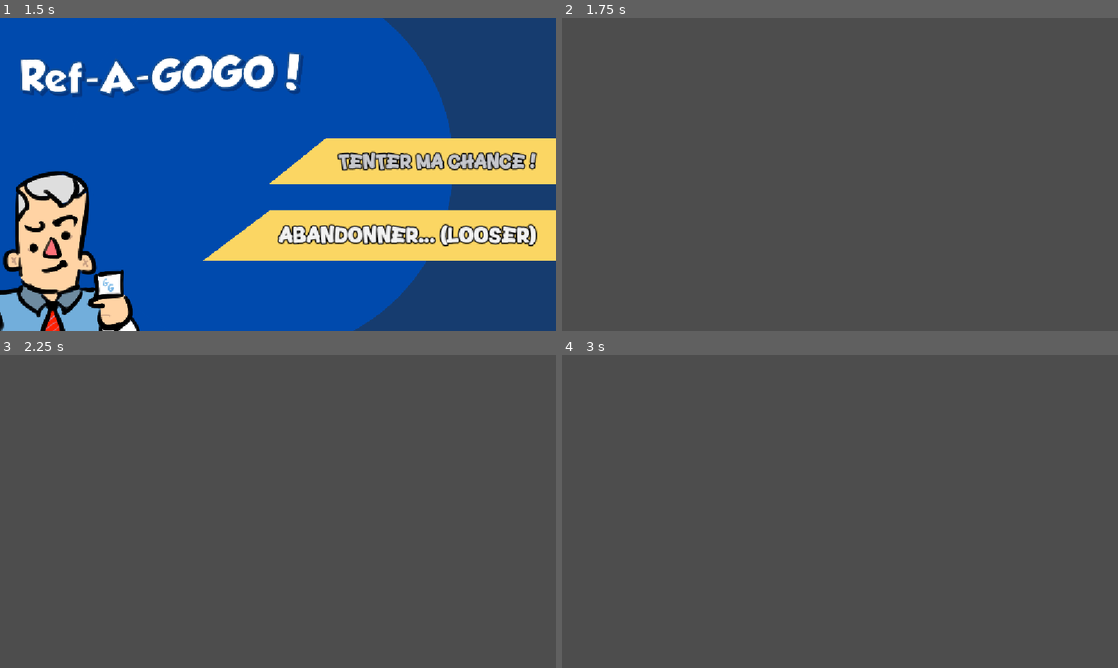
Above: before the commit, frames 1-4 (two rows, left to right).
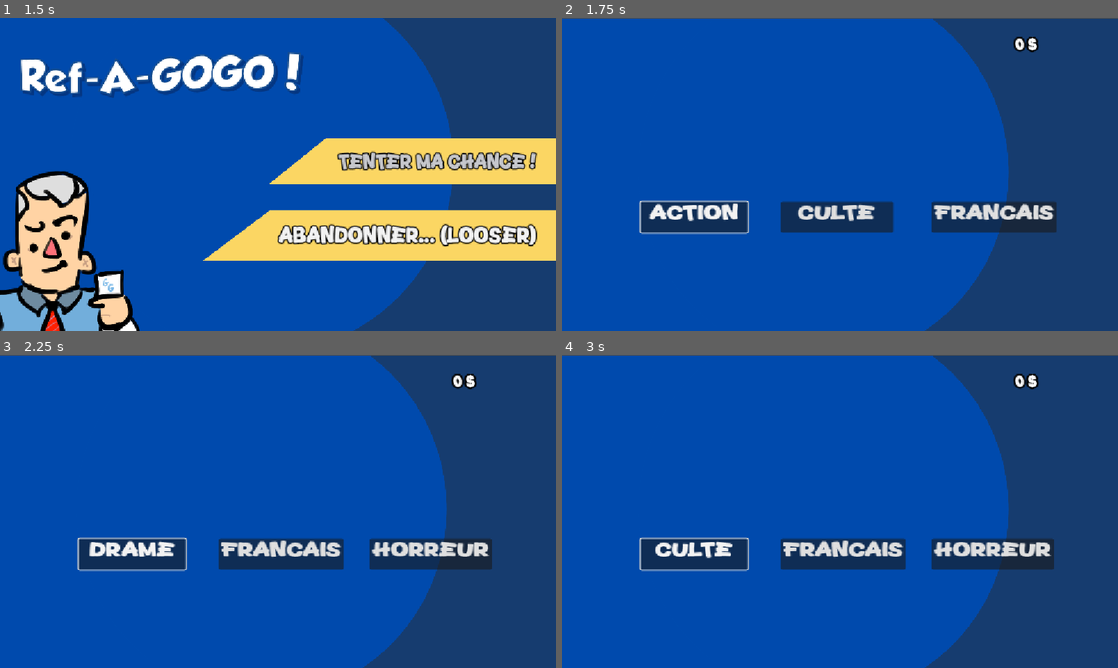
Above: after the commit, the same moments.

Repository: Neo-JCNM/RefAGOGO
Game: Godot game, scene res://Assets/Scenes/MainMenu.tscn
Two runs of this game, one before a commit and one after it. Both use one fixed random seed, a clock stepped at 60 frames per second and the inputs below. The engine's default icon, where the game draws it, is replaced by a stand-in: a white triangle on a blue panel in a dark square.
Inputs (mouse positions are in pixels of both pictures, inside the frame that each line leads up to):
- Up to frame 1 (1.5 s): click "Tenter Ma Chance !" at 0.5 s; click "Abandonner... (Looser)" at 1.25 s
- Up to frame 2 (1.75 s): no input
- Up to frame 3 (2.25 s): click (133, 555) at 2 s, where only the run after the commit has a clickable "Action"
- Up to frame 4 (3 s): click (695, 555) at 2.75 s, where only the run after the commit has a clickable "Drame"

Frame 1 is identical in both runs. In frame 2, 100% of the frame differs, in the area x 0-100%, y 0-100%; in frame 3, 100%; in frame 4, 100%.

Commit message:
Boucle de gameplay terminée (manque shop et écran de victoire)

Diff:
--- a/Assets/Scenes/GameManager.gd
+++ b/Assets/Scenes/GameManager.gd
@@ -1,170 +1,385 @@
 extends Control
 
-var gamestate = "PALIER"
-@export var tagList = ["Français", "Culte", "Horreur", "Action", "Américain", "Fantasy", "Drame"]
-var registeredChoices = []
-var choices = []
-signal changementDePhase
+enum State { PALIER, PREP_QUESTION, QUIZ, CLEAR, VICTORY, GAME_OVER }
+
+signal changementDePhase(nouvel_etat: State)
 signal endChoice
+signal gameOver
+signal victory
+
+const GAME_OVER_SCENE: PackedScene = preload("res://Assets/Scenes/GameOver.tscn")
+const REFS_PATH: String = "res://Assets/Data/Refs/Finaux/"
+const QUESTIONS_PAR_PALIER: int = 4
+const MAX_PALIER: int = 5
+const MIN_DIFF: int = 0
+const MAX_DIFF: int = 5
+
+const DIFF_WEIGHTS_BY_PALIER: Dictionary = {
+	1: [35.0, 35.0, 20.0, 7.0, 2.0, 1.0],
+	2: [20.0, 30.0, 25.0, 15.0, 7.0, 3.0],
+	3: [10.0, 18.0, 27.0, 25.0, 13.0, 7.0],
+	4: [5.0, 10.0, 20.0, 30.0, 22.0, 13.0],
+	5: [2.0, 5.0, 13.0, 28.0, 30.0, 22.0]
+}
+
+@export var tagList: Array[String] = ["Français", "Culte", "Horreur", "Action", "Américain", "Fantasy", "Drame"]
+@export var victoryScene: PackedScene = null
+
+@export var shopBg: Texture2D = null
+@export var bgContainer: TextureRect = null
 
 @export_group("Boutons")
-@export var choiceButton1 : Button = null
-@export var choiceButton2 : Button = null
-@export var choiceButton3 : Button = null
+@export var choiceButton1: Button = null
+@export var choiceButton2: Button = null
+@export var choiceButton3: Button = null
 
 @export_category("Sound Design")
-
-@export var sfx : AudioStreamPlayer = null
-@export var bgm : AudioStreamPlayer = null
-@export var ymg : AudioStreamPlayer = null
-
-@export var nope : AudioStreamWAV = null
-@export var yes : AudioStreamWAV = null
-@export var change : AudioStreamWAV = null
-
-@export var intro : AudioStreamMP3 = null
-@export var loop : AudioStreamMP3 = null
+@export var sfx: AudioStreamPlayer = null
+@export var bgm: AudioStreamPlayer = null
+@export var ymg: AudioStreamPlayer = null
+
+@export var nope: AudioStreamWAV = null
+@export var yes: AudioStreamWAV = null
+@export var change: AudioStreamWAV = null
+
+@export var intro: AudioStreamMP3 = null
+@export var loop: AudioStreamMP3 = null
 
 @export_category("Scenes")
-@export var groupHolder : Control = null
-@export var imageHolder : TextureRect = null
-@export var videoHolder : VideoStreamPlayer = null
-@export var textHolder : Button = null
-@export var audioHolder : AudioStreamPlayer = null
-
-
-
-var refPool = []
-var historiqueRef = []
-var Question : RefSO
+@export var groupHolder: Control = null
+@export var imageHolder: TextureRect = null
+@export var videoHolder: VideoStreamPlayer = null
+@export var textHolder: Button = null
+@export var audioHolder: AudioStreamPlayer = null
+@export var textBar: LineEdit = null
+
+@export_category("Shop")
+@export var moneyDisplayer: RichTextLabel = null
+@export var boutique: Control = null
+
+var gamestate: State = State.PALIER
+var activeTags: Array[String] = []
+var choices: Array[String] = []
+
+var Vie: int = 3
+var Etape: int = 0
+var Palier: int = 1
+var Money: int = 0
+var performanceScore: float = 0.0
+
+var refPool: Array[RefSO] = []
+var historiqueRef: Array[RefSO] = []
+var Question: RefSO = null
+
 
 func _ready() -> void:
-	groupHolder.hide()
-	imageHolder.hide()
-	videoHolder.hide()
-	textHolder.hide()
-
-
-	gamestate = "PALIER"
-	changementDePhase.emit()
-
-
-
-
-# Called every frame. 'delta' is the elapsed time since the previous frame.
-func _process(delta: float) -> void:
-	pass
-
-
-
-
-
-func choiceTag() -> Array:
-	var Choice1 = tagList.pick_random()
-	while Choice1 in registeredChoices :
-		Choice1 = tagList.pick_random()
-	var Choice2 = tagList.pick_random()
-	while Choice1 == Choice2 || Choice2 in registeredChoices :
-		Choice2 = tagList.pick_random()
-	var Choice3 = tagList.pick_random()
-	while (Choice1 == Choice3) || (Choice2 == Choice3) || Choice3 in registeredChoices:
-		Choice3 = tagList.pick_random()
-
-	return [Choice1, Choice2, Choice3]
-
-
-
-
-func _on_changement_de_phase() -> void:
+	fermerScene()
+	boutique.hide()
+
+	var choice_buttons: Array[Button] = [choiceButton1, choiceButton2, choiceButton3]
+	for i in range(choice_buttons.size()):
+		choice_buttons[i].pressed.connect(_on_choice_button_pressed.bind(i))
+		choice_buttons[i].focus_entered.connect(_on_choice_button_focus_entered)
+
+	textBar.text_submitted.connect(_on_text_submitted)
+
+	moneyDisplayer.show()
+	_update_money_ui()
+	_change_state(State.PALIER)
+
+
+func _unhandled_input(event: InputEvent) -> void:
+	if gamestate == State.QUIZ and Question != null and event.is_action_pressed("Verif"):
+		_verifier_reponse(textBar.text)
+		get_viewport().set_input_as_handled()
+
+
+func _change_state(new_state: State) -> void:
+	gamestate = new_state
+	changementDePhase.emit(gamestate)
+
 	match gamestate:
-		"PALIER":
-			choiceButton1.show()
-			choiceButton2.show()
-			choiceButton3.show()
+		State.PALIER:
+			fermerScene()
+			boutique.hide()
+			_set_choice_buttons_visible(true)
 
 			choices = choiceTag()
 			choiceButton1.text = choices[0]
 			choiceButton2.text = choices[1]
 			choiceButton3.text = choices[2]
-
-		"PREPQUESTION":
+			choiceButton1.grab_focus()
+
+		State.PREP_QUESTION:
+			_set_choice_buttons_visible(false)
 			get_refs()
-		"QUIZ":
-			chooseQuestion()
-			mettreEnScene()
-			pass
-
-#region UI Boutton de choix
-func _on_button_3_pressed() -> void:
-	sfx.set_stream(yes)
-	sfx.play()
-	registeredChoices.append(choices[2])
+
+		State.QUIZ:
+			if chooseQuestion():
+				mettreEnScene()
+			else:
+				_change_state(State.PALIER)
+
+		State.CLEAR:
+			fermerScene()
+			Money += 10
+			_update_money_ui()
+			boutique.show()
+
+		State.VICTORY:
+			fermerScene()
+			boutique.hide()
+			victory.emit()
+			if victoryScene != null:
+				get_tree().change_scene_to_packed(victoryScene)
+
+		State.GAME_OVER:
+			fermerScene()
+			gameOver.emit()
+			get_tree().change_scene_to_packed(GAME_OVER_SCENE)
+
+
+func continuer_apres_boutique() -> void:
+	if gamestate == State.CLEAR:
+		Palier += 1
+		_change_state(State.PALIER)
+
+
+func choiceTag() -> Array[String]:
+	var disponibles: Array[String] = []
+	for tag in tagList:
+		if tag not in activeTags:
+			disponibles.append(tag)
+
+	if disponibles.size() < 3:
+		disponibles = tagList.duplicate()
+
+	disponibles.shuffle()
+	return [disponibles[0], disponibles[1], disponibles[2]]
+
+
+func _on_choice_button_pressed(index: int) -> void:
+	_play_sfx(yes)
+	var chosen_tag := choices[index]
+	if chosen_tag not in activeTags:
+		activeTags.append(chosen_tag)
 	endChoice.emit()
-
-
-
-func _on_button_2_focus_entered() -> void:
-	sfx.set_stream(change)
-	sfx.play()
-
-
-func _on_button_2_pressed() -> void:
-	sfx.set_stream(yes)
-	sfx.play()
-	registeredChoices.append(choices[1])
-	endChoice.emit()
-
-
-
-
-func _on_button_1_focus_entered() -> void:
-	sfx.set_stream(change)
-	sfx.play()
-
-
-func _on_button_1_pressed() -> void:
-	sfx.set_stream(yes)
-	sfx.play()
-	registeredChoices.append(choices[0])
-	endChoice.emit()
-
-
-
-
-func _on_button_3_focus_entered() -> void:
-	sfx.set_stream(change)
-	sfx.play()
-#endregion
-
-func _on_end_choice() -> void:
-	choiceButton1.hide()
-	choiceButton2.hide()
-	choiceButton3.hide()
-	gamestate = "PREPQUESTION"
-	changementDePhase.emit()
+	_change_state(State.PREP_QUESTION)
+
+
+func _on_choice_button_focus_entered() -> void:
+	_play_sfx(change)
+
 
 func get_refs() -> void:
-	for fichier in DirAccess.open("res://Assets/Data/Refs/Finaux/").get_files():
-		var ref : RefSO = load("res://Assets/Data/Refs/Finaux/"+fichier)
-		if(ref not in historiqueRef && ((ref.tag1 == registeredChoices[-1]) || (ref.tag2 == registeredChoices[-1]))):
-			registeredChoices.append(ref)
+	refPool.clear()
+	var dir := DirAccess.open(REFS_PATH)
+	if dir == null:
+		push_error("Impossible d'ouvrir le dossier : " + REFS_PATH)
+		return
+
+	for fichier in dir.get_files():
+		var clean_name := fichier.trim_suffix(".remap")
+		if not (clean_name.ends_with(".tres") or clean_name.ends_with(".res")):
+			continue
+
+		var ref := load(REFS_PATH + clean_name) as RefSO
+		if ref != null and ref not in historiqueRef and (ref.tag1 in activeTags or ref.tag2 in activeTags):
 			refPool.append(ref)
-	gamestate = "QUIZ"
-	changementDePhase.emit()
-
-func chooseQuestion()->void:
-	refPool.shuffle()
-	Question = refPool.pop_front()
-
-func mettreEnScene()->void:
+
+	_change_state(State.QUIZ)
+
+
+func _get_question_weight(ref: RefSO) -> float:
+	var palier_clamped := clampi(Palier, 1, MAX_PALIER)
+	var diff_clamped := clampi(ref.diff, MIN_DIFF, MAX_DIFF)
+	var base_weights: Array = DIFF_WEIGHTS_BY_PALIER[palier_clamped]
+	var base_weight: float = base_weights[diff_clamped]
+
+	var shift := performanceScore + float(Etape) * 0.25
+	var modifier := maxf(0.1, 1.0 + shift * (float(diff_clamped) - 2.5) * 0.25)
+	return base_weight * modifier
+
+
+func chooseQuestion() -> bool:
+	if refPool.is_empty():
+		Question = null
+		return false
+
+	var weights: Array[float] = []
+	var total_weight: float = 0.0
+
+	for ref in refPool:
+		var w := _get_question_weight(ref)
+		weights.append(w)
+		total_weight += w
+
+	var roll := randf() * total_weight
+	var cumul: float = 0.0
+	var index_choisi: int = refPool.size() - 1
+
+	for i in range(refPool.size()):
+		cumul += weights[i]
+		if roll <= cumul:
+			index_choisi = i
+			break
+
+	Question = refPool[index_choisi]
+	refPool.remove_at(index_choisi)
+	historiqueRef.append(Question)
+	return true
+
+
+func mettreEnScene() -> void:
+	fermerScene()
 	groupHolder.show()
-	if Question.isAudio : audioHolder.show()
-	elif Question.isTexte :
+	textBar.text = ""
+	textBar.grab_focus()
+
+	if Question.isAudio:
+		audioHolder.stream = Question.audio
+		audioHolder.play()
+	elif Question.isTexte:
+		textHolder.text = Question.texte
 		textHolder.show()
-		textHolder.text = Question.texte
-	elif Question.isVideo :
+	elif Question.isVideo:
+		videoHolder.stream = Question.video
 		videoHolder.show()
-		videoHolder.stream = Question.video
-	elif Question.isImage :
+		videoHolder.play()
+	elif Question.isImage:
+		imageHolder.texture = Question.image
 		imageHolder.show()
-		imageHolder.texture = Question.image
+
+
+func _on_text_submitted(submitted_text: String) -> void:
+	if gamestate == State.QUIZ and Question != null:
+		_verifier_reponse(submitted_text)
+
+
+func _verifier_reponse(saisie: String) -> void:
+	var reponse_joueur := _normaliser_texte(saisie)
+	var reponse_attendue := _normaliser_texte(Question.ref)
+
+	if reponse_joueur.is_empty():
+		return
+
+	var distance := _levenshtein_distance(reponse_joueur, reponse_attendue)
+	var tolerance := _get_tolerance_fautes(reponse_attendue.length())
+
+	if distance <= tolerance:
+		bonneRep()
+	else:
+		mauvaiseRep()
+
+
+func _normaliser_texte(texte: String) -> String:
+	var res := texte.strip_edges().to_lower()
+	var remplacements := {
+		"à": "a", "â": "a", "ä": "a",
+		"é": "e", "è": "e", "ê": "e", "ë": "e",
+		"î": "i", "ï": "i",
+		"ô": "o", "ö": "o",
+		"ù": "u", "û": "u", "ü": "u",
+		"ç": "c", "œ": "oe", "æ": "ae"
+	}
+	for accent in remplacements:
+		res = res.replace(accent, remplacements[accent])
+	return res
+
+
+func _get_tolerance_fautes(longueur: int) -> int:
+	if longueur <= 3:
+		return 0
+	elif longueur <= 7:
+		return 1
+	return 2
+
+
+func _levenshtein_distance(s1: String, s2: String) -> int:
+	var len1 := s1.length()
+	var len2 := s2.length()
+
+	if len1 == 0:
+		return len2
+	if len2 == 0:
+		return len1
+
+	var prev_row := PackedInt32Array()
+	prev_row.resize(len2 + 1)
+	for j in range(len2 + 1):
+		prev_row[j] = j
+
+	for i in range(1, len1 + 1):
+		var curr_row := PackedInt32Array()
+		curr_row.resize(len2 + 1)
+		curr_row[0] = i
+		var c1 := s1.unicode_at(i - 1)
+
+		for j in range(1, len2 + 1):
+			var c2 := s2.unicode_at(j - 1)
+			var cost := 0 if c1 == c2 else 1
+			curr_row[j] = mini(
+				mini(curr_row[j - 1] + 1, prev_row[j] + 1),
+				prev_row[j - 1] + cost
+			)
+		prev_row = curr_row
+
+	return prev_row[len2]
+
+
+func mauvaiseRep() -> void:
+	_play_sfx(nope)
+	Question = null
+	Vie -= 1
+	Etape = 0
+	performanceScore = clampf(performanceScore - 0.75, -1.5, 1.5)
+	textBar.text = ""
+
+	if Vie <= 0:
+		_change_state(State.GAME_OVER)
+	else:
+		_change_state(State.QUIZ)
+
+
+func bonneRep() -> void:
+	_play_sfx(yes)
+	Question = null
+	Etape += 1
+	performanceScore = clampf(performanceScore + 0.25, -1.5, 1.5)
+
+	if Etape >= QUESTIONS_PAR_PALIER:
+		Etape = 0
+		if Palier >= MAX_PALIER:
+			_change_state(State.VICTORY)
+		else:
+			_change_state(State.CLEAR)
+	else:
+		_change_state(State.QUIZ)
+
+
+func fermerScene() -> void:
+	if audioHolder.playing:
+		audioHolder.stop()
+	if videoHolder.is_playing():
+		videoHolder.stop()
+
+	imageHolder.hide()
+	textHolder.hide()
+	videoHolder.hide()
+	groupHolder.hide()
+
+
+func _set_choice_buttons_visible(is_visible: bool) -> void:
+	choiceButton1.visible = is_visible
+	choiceButton2.visible = is_visible
+	choiceButton3.visible = is_visible
+
+
+func _update_money_ui() -> void:
+	moneyDisplayer.text = " " + str(Money) + " $"
+
+
+func _play_sfx(stream: AudioStream) -> void:
+	if sfx != null and stream != null:
+		sfx.stream = stream
+		sfx.play()
--- /dev/null
+++ b/Assets/Scenes/GameOver.tscn
@@ -0,0 +1,44 @@
+[gd_scene format=3 uid="uid://c7ba0hyfas6pn"]
+
+[ext_resource type="Script" uid="uid://di5q5bj3bs0yp" path="res://Assets/Scenes/game_over.gd" id="1_chmfa"]
+[ext_resource type="Texture2D" uid="uid://cbdo1o07wo0b6" path="res://Assets/Graphics/UI Elements/BackgroundMenu.png" id="1_ds0ac"]
+[ext_resource type="FontFile" uid="uid://dtygypbystsrb" path="res://Assets/Fonts/tendang/Tendang.otf" id="2_chmfa"]
+
+[node name="Node2D" type="Node2D" unique_id=234499576]
+script = ExtResource("1_chmfa")
+
+[node name="Sprite2D" type="Sprite2D" parent="." unique_id=1961306429]
+position = Vector2(618.375, 345.5)
+scale = Vector2(0.7162761, 0.6694445)
+texture = ExtResource("1_ds0ac")
+
+[node name="RichTextLabel" type="RichTextLabel" parent="." unique_id=564133327]
+offset_left = 187.0
+offset_top = 118.0
+offset_right = 629.0
+offset_bottom = 423.00003
+rotation = -0.11816276
+theme_override_fonts/normal_font = ExtResource("2_chmfa")
+theme_override_font_sizes/normal_font_size = 120
+text = "GAME OVER..."
+scroll_active = false
+
+[node name="Button" type="Button" parent="." unique_id=1774912239]
+offset_left = 800.0
+offset_top = 523.0
+offset_right = 1128.0
+offset_bottom = 614.0
+rotation = 0.047382034
+theme_override_fonts/font = ExtResource("2_chmfa")
+theme_override_font_sizes/font_size = 50
+text = "Main Menu →"
+flat = true
+
+[node name="sfx" type="AudioStreamPlayer" parent="." unique_id=364723906]
+
+[node name="bgm" type="AudioStreamPlayer" parent="." unique_id=297413390]
+
+[node name="ymg" type="AudioStreamPlayer" parent="." unique_id=749130188]
+
+[connection signal="focus_entered" from="Button" to="." method="_on_button_focus_entered"]
+[connection signal="pressed" from="Button" to="." method="_on_button_pressed"]
--- a/Assets/Scenes/Jeu.tscn
+++ b/Assets/Scenes/Jeu.tscn
@@ -2,14 +2,16 @@
 
 [ext_resource type="Script" uid="uid://dic5tugtegeji" path="res://Assets/Scenes/GameManager.gd" id="1_kbq3s"]
 [ext_resource type="AudioStream" uid="uid://bgbcppjrtj4cg" path="res://Assets/Audio/SFX/Nope.wav" id="2_ohw0v"]
+[ext_resource type="Texture2D" uid="uid://cbdo1o07wo0b6" path="res://Assets/Graphics/UI Elements/BackgroundMenu.png" id="2_u6fw8"]
 [ext_resource type="AudioStream" uid="uid://2tegwjfl5n3m" path="res://Assets/Audio/SFX/Yes.wav" id="3_8sw6j"]
 [ext_resource type="AudioStream" uid="uid://b3ppidojndme6" path="res://Assets/Audio/SFX/Change choice.wav" id="4_sqw0n"]
 [ext_resource type="Texture2D" uid="uid://do3whi17noc6y" path="res://Assets/Graphics/UI Elements/rounded-black-square-shape.png" id="5_8sw6j"]
 [ext_resource type="FontFile" uid="uid://dtygypbystsrb" path="res://Assets/Fonts/tendang/Tendang.otf" id="6_sqw0n"]
+[ext_resource type="Texture2D" uid="uid://e4daaduecb3r" path="res://icon.svg" id="7_0qnu3"]
 
 [sub_resource type="AudioStreamMP3" id="AudioStreamMP3_0qnu3"]
 
-[node name="Jeu" type="Control" unique_id=597964419 node_paths=PackedStringArray("choiceButton1", "choiceButton2", "choiceButton3", "sfx", "bgm", "ymg", "groupHolder", "imageHolder", "videoHolder", "textHolder", "audioHolder")]
+[node name="Jeu" type="Control" unique_id=597964419 node_paths=PackedStringArray("bgContainer", "choiceButton1", "choiceButton2", "choiceButton3", "sfx", "bgm", "ymg", "groupHolder", "imageHolder", "videoHolder", "textHolder", "audioHolder", "textBar", "moneyDisplayer", "boutique")]
 layout_mode = 3
 anchors_preset = 15
 anchor_right = 1.0
@@ -17,6 +19,8 @@
 grow_horizontal = 2
 grow_vertical = 2
 script = ExtResource("1_kbq3s")
+shopBg = ExtResource("2_u6fw8")
+bgContainer = NodePath("")
 choiceButton1 = NodePath("Button1")
 choiceButton2 = NodePath("Button2")
 choiceButton3 = NodePath("Button3")
@@ -31,6 +35,14 @@
 videoHolder = NodePath("Control/VideoStreamPlayer")
 textHolder = NodePath("Control/Text Holder")
 audioHolder = NodePath("YMG")
+textBar = NodePath("Control/Sprite2D2/LineEdit")
+moneyDisplayer = NodePath("Money")
+boutique = NodePath("Shop")
+
+[node name="Bg" type="Sprite2D" parent="." unique_id=1188814431]
+position = Vector2(581, 336.5)
+scale = Vector2(0.6041667, 0.6175926)
+texture = ExtResource("2_u6fw8")
 
 [node name="Button1" type="Button" parent="." unique_id=1340554337]
 layout_mode = 0
@@ -118,7 +130,7 @@
 shortcut_in_tooltip = false
 autowrap_mode = 3
 
-[node name="Sprite2D2" type="TextureRect" parent="." unique_id=583890584]
+[node name="Sprite2D2" type="TextureRect" parent="Control" unique_id=583890584]
 layout_mode = 0
 offset_left = 55.0
 offset_top = 515.0
@@ -128,7 +140,7 @@
 texture = ExtResource("5_8sw6j")
 expand_mode = 1
 
-[node name="LineEdit" type="LineEdit" parent="Sprite2D2" unique_id=961127573]
+[node name="LineEdit" type="LineEdit" parent="Control/Sprite2D2" unique_id=961127573]
 layout_mode = 0
 offset_left = 11.608217
 offset_top = 22.723877
@@ -139,8 +151,65 @@
 max_length = 36
 expand_to_text_length = true
 
+[node name="Money" type="RichTextLabel" parent="." unique_id=1344309909]
+layout_mode = 0
+offset_left = 931.0
+offset_top = 39.0
+offset_right = 1115.0
+offset_bottom = 79.0
+theme_override_colors/font_outline_color = Color(0, 0, 0, 1)
+theme_override_constants/outline_size = 15
+theme_override_fonts/normal_font = ExtResource("6_sqw0n")
+theme_override_font_sizes/normal_font_size = 32
+text = "[Money] $"
+scroll_active = false
+autowrap_trim_flags = 0
+
+[node name="Shop" type="Control" parent="." unique_id=751348605]
+anchors_preset = 0
+offset_left = 141.0
+offset_top = 60.0
+offset_right = 181.0
+offset_bottom = 100.0
+
+[node name="Vie" type="Button" parent="Shop" unique_id=703529507]
+layout_mode = 0
+offset_left = 56.0
+offset_top = 62.0
+offset_right = 285.0
+offset_bottom = 198.0
+theme_override_fonts/font = ExtResource("6_sqw0n")
+theme_override_font_sizes/font_size = 50
+text = "10 $"
+icon = ExtResource("7_0qnu3")
+flat = true
+
+[node name="Roue" type="Button" parent="Shop" unique_id=77229677]
+layout_mode = 0
+offset_left = 252.0
+offset_top = 225.0
+offset_right = 481.0
+offset_bottom = 361.0
+theme_override_fonts/font = ExtResource("6_sqw0n")
+theme_override_font_sizes/font_size = 50
+text = "15 $"
+icon = ExtResource("7_0qnu3")
+flat = true
+
+[node name="Skip" type="Button" parent="Shop" unique_id=1652848387]
+layout_mode = 0
+offset_left = 435.0
+offset_top = 379.0
+offset_right = 664.0
+offset_bottom = 515.0
+theme_override_fonts/font = ExtResource("6_sqw0n")
+theme_override_font_sizes/font_size = 50
+icon = ExtResource("7_0qnu3")
+flat = true
+
 [connection signal="changementDePhase" from="." to="." method="_on_changement_de_phase"]
 [connection signal="endChoice" from="." to="." method="_on_end_choice"]
+[connection signal="gameOver" from="." to="." method="_on_game_over"]
 [connection signal="focus_entered" from="Button1" to="." method="_on_button_1_focus_entered"]
 [connection signal="pressed" from="Button1" to="." method="_on_button_1_pressed"]
 [connection signal="focus_entered" from="Button2" to="." method="_on_button_2_focus_entered"]
--- /dev/null
+++ b/Assets/Scenes/game_over.gd
@@ -0,0 +1,30 @@
+extends Node2D
+
+@onready var sfx = $sfx
+@onready var bgm = $bgm
+@onready var ymg = $ymg
+
+@export var yes = AudioStreamWAV
+@export var change = AudioStreamWAV
+# Called when the node enters the scene tree for the first time.
+func _ready() -> void:
+	pass
+
+
+
+# Called every frame. 'delta' is the elapsed time since the previous frame.
+func _process(delta: float) -> void:
+	pass
+
+
+func _on_button_focus_entered() -> void:
+	sfx.stream = change
+	sfx.play()
+
+
+
+func _on_button_pressed() -> void:
+	sfx.stream = yes
+	sfx.play()
+	await get_tree().create_timer(1).timeout
+	get_tree().change_scene_to_packed(preload("res://Assets/Scenes/MainMenu.tscn"));
--- a/Assets/Scripts/UI/main_menu_ui.gd
+++ b/Assets/Scripts/UI/main_menu_ui.gd
@@ -1,6 +1,6 @@
 extends Control
 
-@export var next = preload("res://Assets/Scenes/ModeSelection.tscn");
+@export var next = preload("res://Assets/Scenes/Jeu.tscn");
 
 @export var sfx : AudioStreamPlayer = null
 @export var bgm : AudioStreamPlayer = null
--- a/project.godot
+++ b/project.godot
@@ -21,6 +21,14 @@
 window/stretch/mode="canvas_items"
 window/stretch/aspect="expand"
 
+[input]
+
+Verif={
+"deadzone": 0.2,
+"events": [Object(InputEventKey,"resource_local_to_scene":false,"resource_name":"","device":16,"window_id":0,"alt_pressed":false,"shift_pressed":false,"ctrl_pressed":false,"meta_pressed":false,"pressed":false,"keycode":0,"physical_keycode":4194309,"key_label":0,"unicode":0,"location":0,"echo":false,"script":null)
+]
+}
+
 [physics]
 
 3d/physics_engine="Jolt Physics"
Not shown, added: Assets/Scenes/game_over.gd.uid
